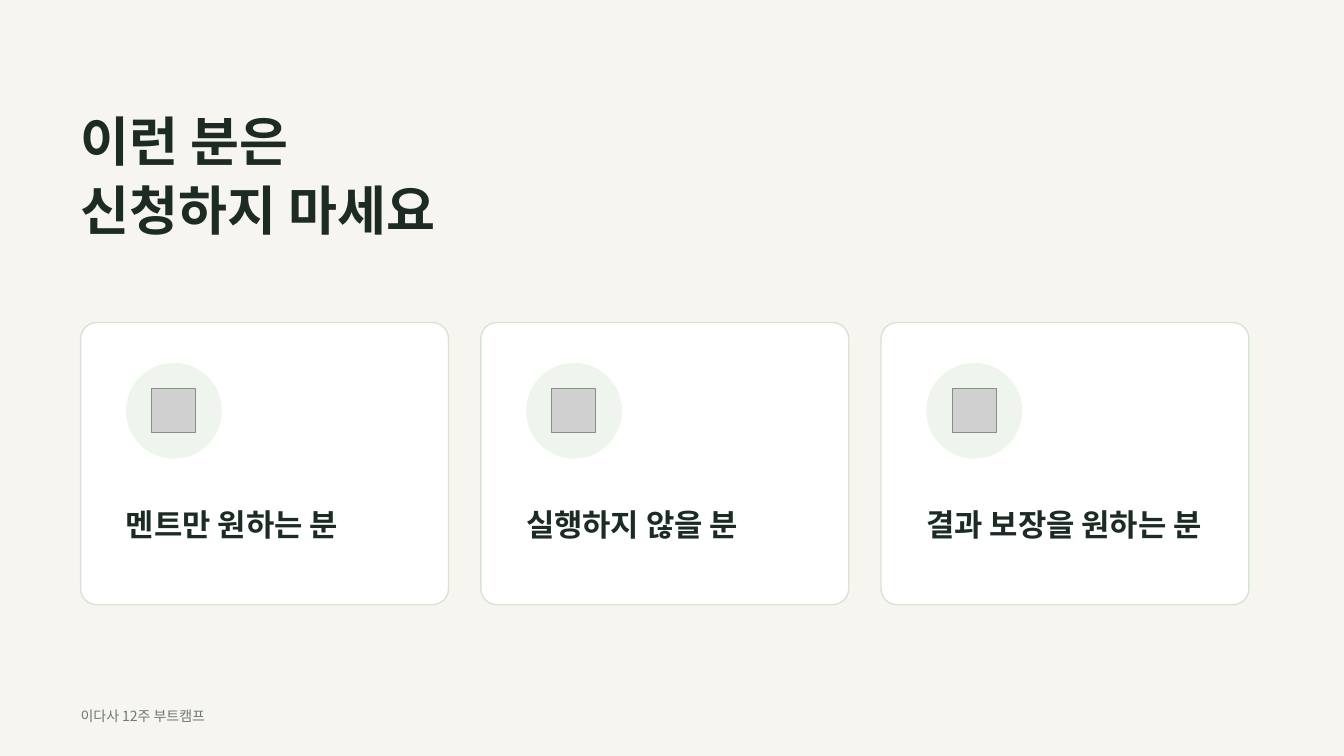
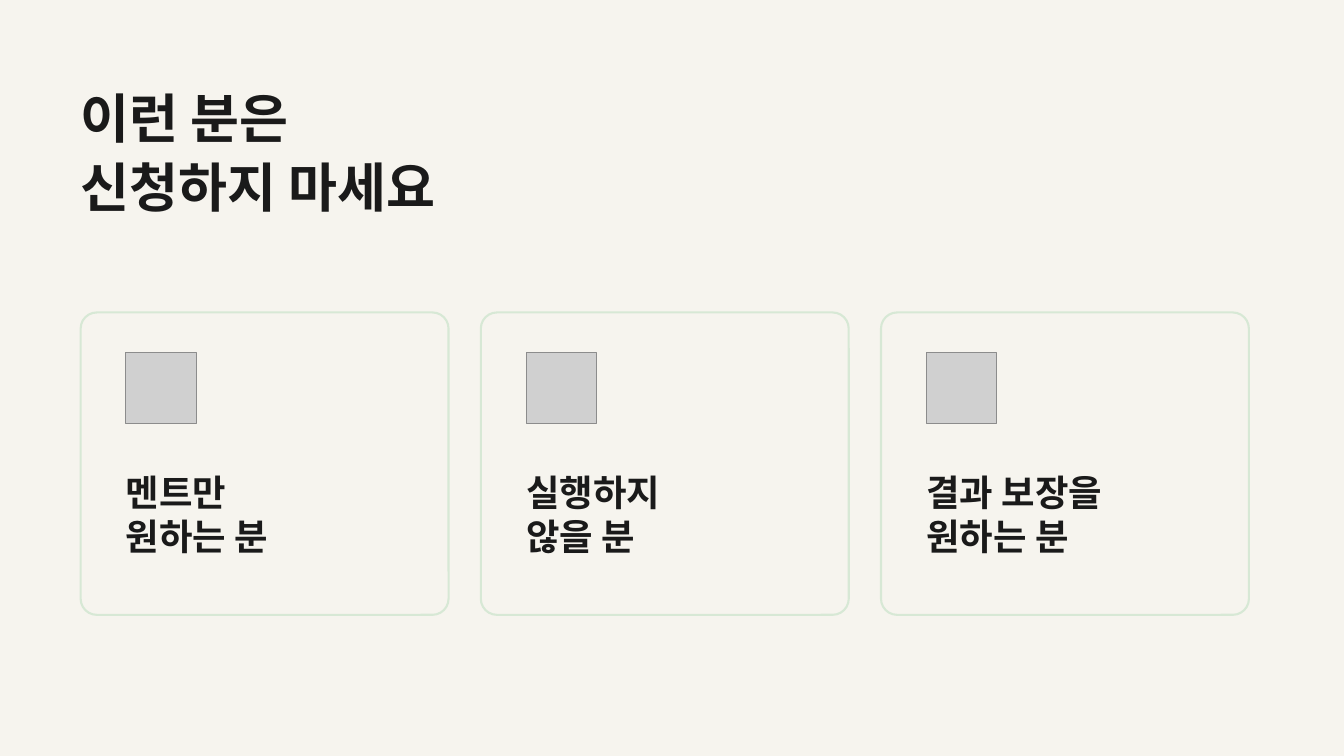
Before and after one commit to wnsgh55811-boop/speed, a slide deck: slide 27 of idasa-ot/이다사_12주부트캠프_OT.pptx (slide 28 before the commit). Drawn at 1344x756 pixels with LibreOffice and Linux fonts; fonts in the diff are those of the drawing; grey boxes stand for pictures. Boxes give left, top, right and bottom in pixels: in the first picture for what was removed or moved away, otherwise in the second. Text is boxed around its words. In the diff, an @@ line names an element or a change of style, - is before the commit and + after.

```diff
--- a/idasa-ot/이다사_12주부트캠프_OT.pptx
+++ b/idasa-ot/이다사_12주부트캠프_OT.pptx
@@ background #F7F5EF to #F6F4EE @@
@@ title "이런 분은": place and size @@
-title "이런 분은" at box(81, 116, 436, 235)
+title "이런 분은" at box(81, 93, 436, 212)
@@ title "이런 분은" at box(81, 93, 436, 212): text colour #1C2B23 to #1A1A1A @@
@@ rounded rectangle: place and size @@
-rounded rectangle at box(81, 323, 449, 605)
+rounded rectangle at box(81, 313, 449, 615)
@@ rounded rectangle: place and size @@
-rounded rectangle at box(481, 323, 849, 605)
+rounded rectangle at box(481, 313, 849, 615)
@@ fill #FFFFFF to #F6F4EE; outline #D8E2D6 1 pt to #D7E8D5 1.5 pt; proportions changed in 3 elements at box(81, 313, 449, 615), box(481, 313, 849, 615), box(881, 313, 1249, 615) @@
@@ rounded rectangle: place and size @@
-rounded rectangle at box(881, 323, 1249, 605)
+rounded rectangle at box(881, 313, 1249, 615)
@@ picture added at box(126, 353, 197, 423) @@
@@ picture added at box(526, 353, 597, 423) @@
@@ picture added at box(927, 353, 997, 423) @@
@@ ellipse removed at box(126, 363, 222, 459) @@
@@ picture removed at box(152, 389, 197, 434) @@
@@ ellipse removed at box(526, 363, 622, 459) @@
@@ picture removed at box(553, 389, 597, 434) @@
@@ ellipse removed at box(927, 363, 1022, 459) @@
@@ picture removed at box(953, 389, 997, 434) @@
@@ text at box(126, 475, 268, 554): text changed; size 22 to 26 pt; text colour #1C2B23 to #1A1A1A @@
-멘트만 원하는 분
+멘트만
+원하는 분
@@ text at box(526, 475, 660, 554): text changed; size 22 to 26 pt; text colour #1C2B23 to #1A1A1A @@
-실행하지 않을 분
+실행하지
+않을 분
@@ text at box(926, 475, 1102, 554): text changed; size 22 to 26 pt; text colour #1C2B23 to #1A1A1A @@
-결과 보장을 원하는 분
+결과 보장을
+원하는 분
@@ text removed at box(81, 709, 205, 722) @@
-이다사 12주 부트캠프
```
Also in this commit, not shown: 29 other slides changed, 1 slide removed, 3 other files.
